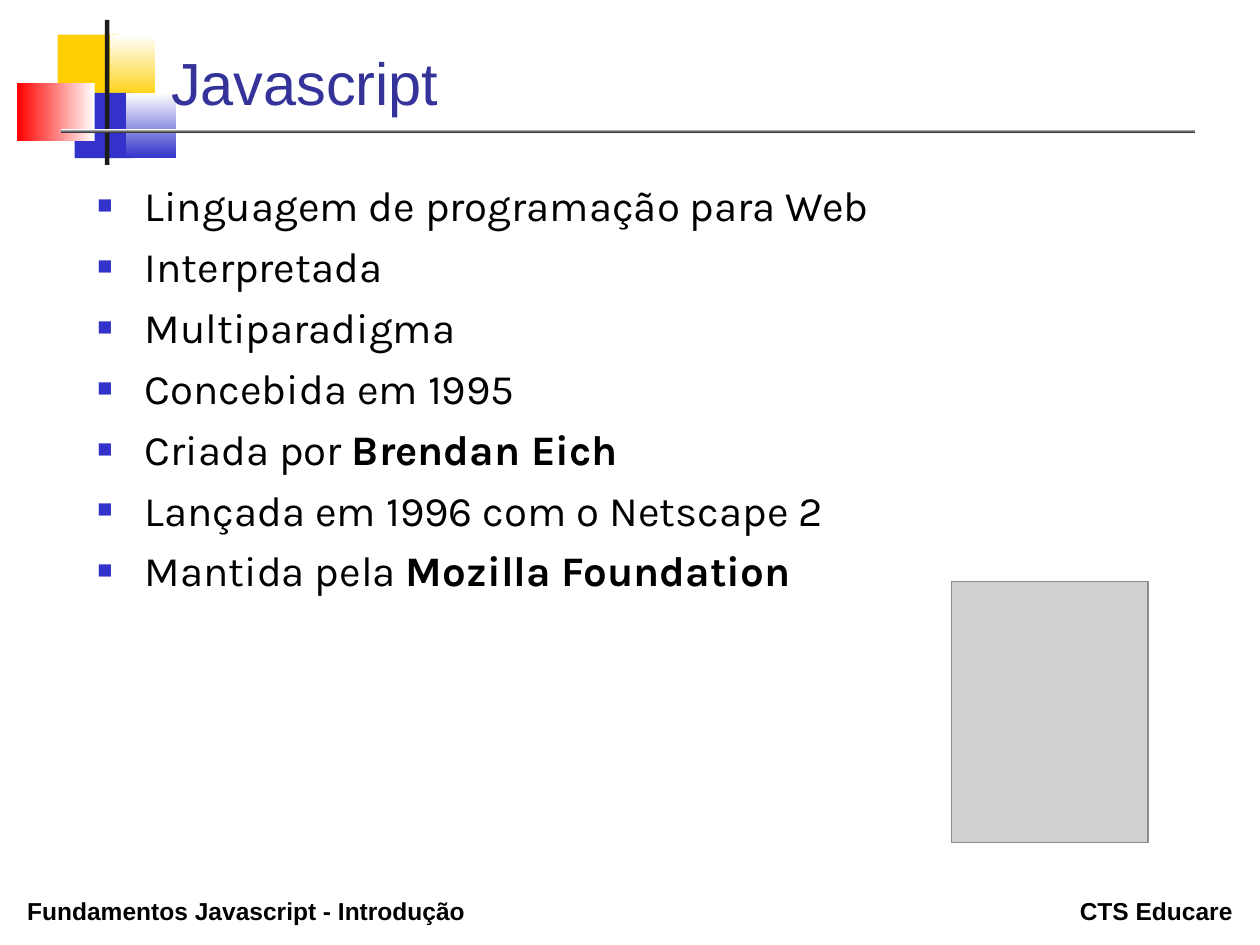
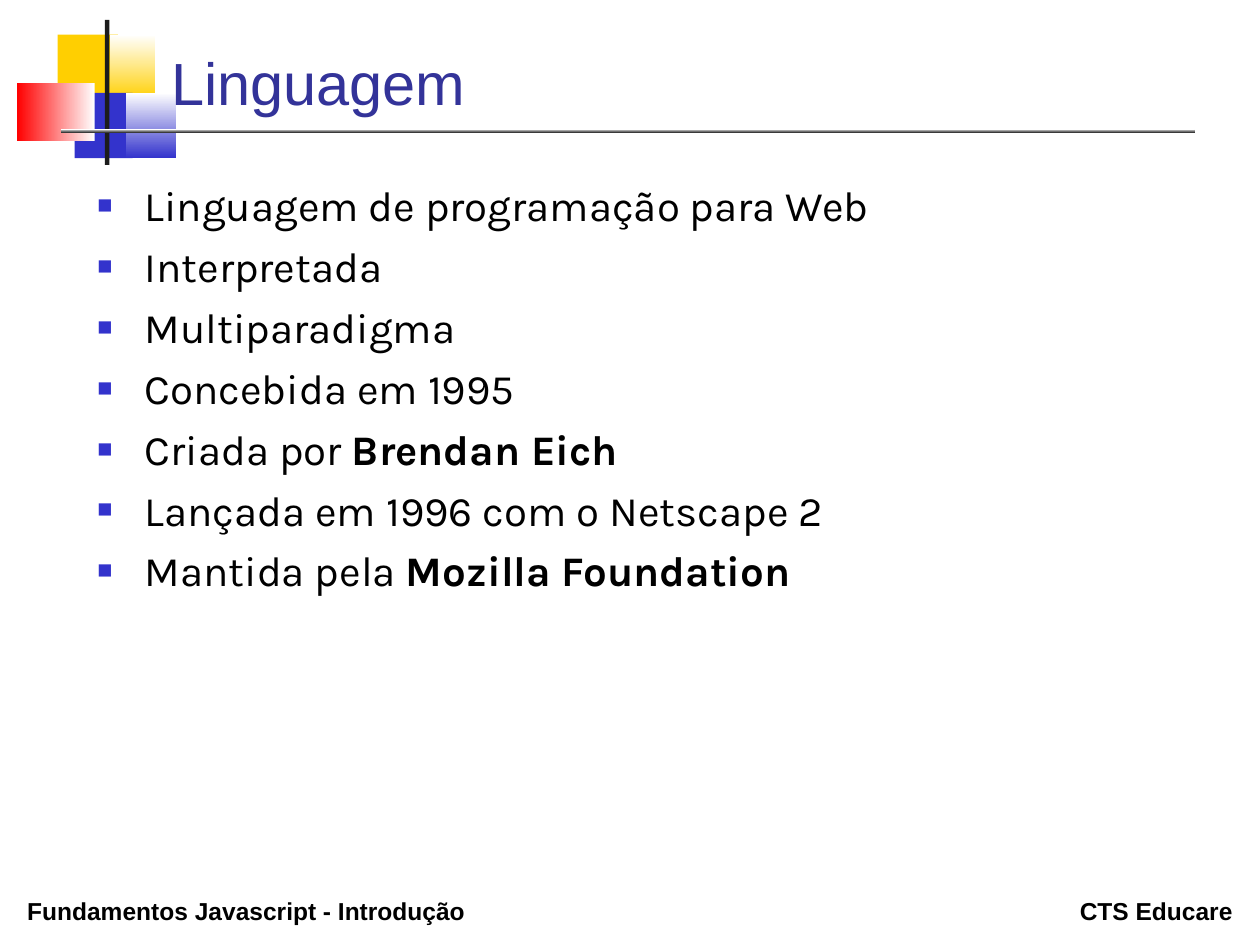
Before and after one commit to erosvitor/curso-javascript-fundamentos, a slide deck: slide 3 of topicos/01_introducao/Introducao.odp. Drawn at 1260x945 pixels with LibreOffice and Linux fonts; fonts in the diff are those of the drawing; grey boxes stand for pictures. Boxes give left, top, right and bottom in pixels: in the first picture for what was removed or moved away, otherwise in the second. Text is boxed around its words. In the diff, an @@ line names an element or a change of style, - is before the commit and + after.

```diff
--- a/topicos/01_introducao/Introducao.odp
+++ b/topicos/01_introducao/Introducao.odp
@@ title at (x1=171, y1=62, x2=465, y2=115): text changed @@
-Javascript
+Linguagem
@@ picture removed at (x1=951, y1=582, x2=1148, y2=843) @@
```
Also in this commit, not shown: 4 other slides changed, 1 slide added, 12 other files.
